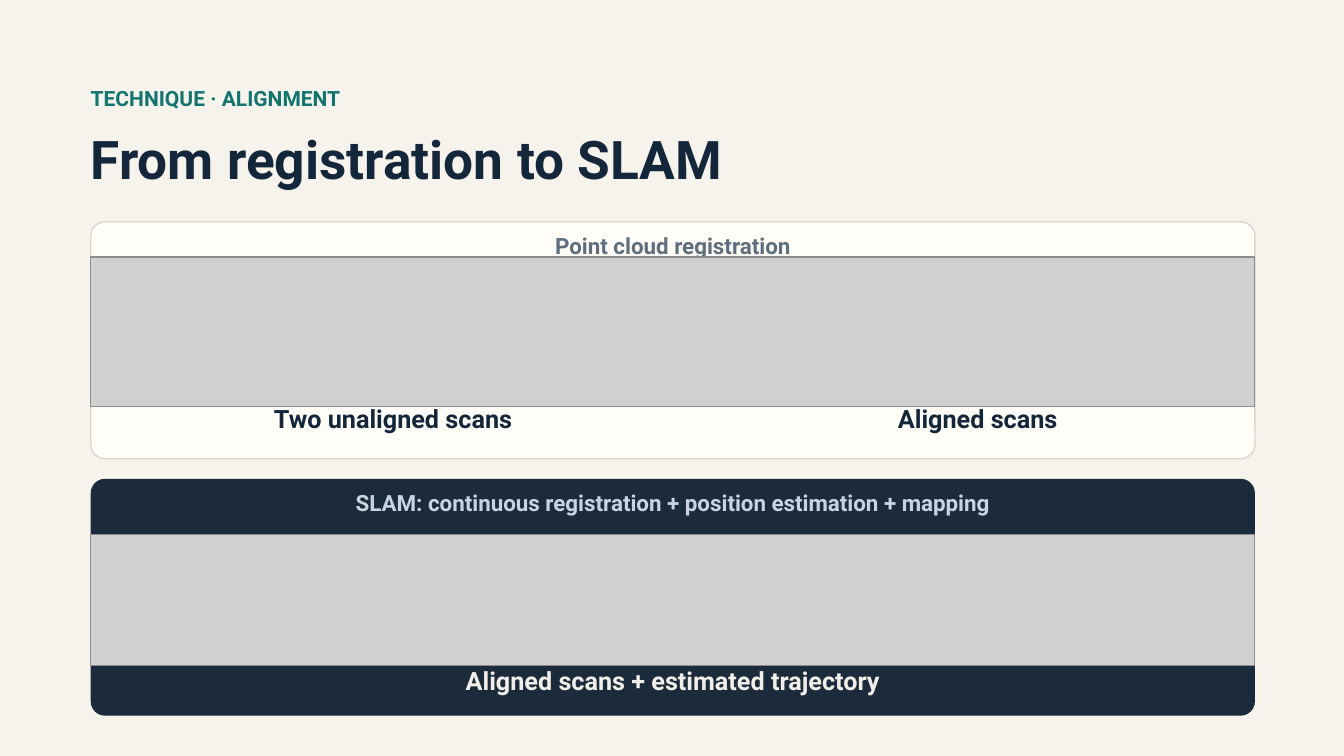
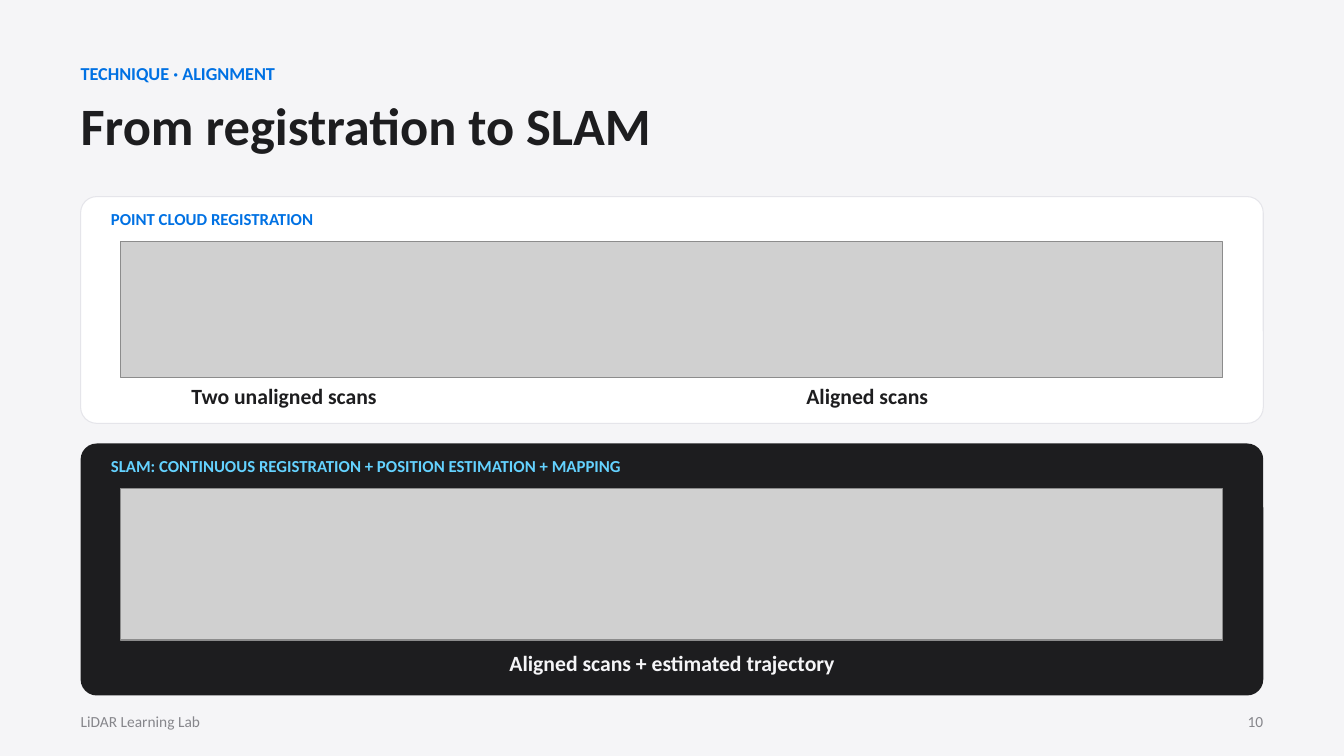
Before and after one commit to maninka123/lidar-learning-lab, a slide deck: slide 10 of presentation/LiDAR_Workshop_Slides.pptx. Drawn at 1344x756 pixels with LibreOffice and Linux fonts; fonts in the diff are those of the drawing; grey boxes stand for pictures. Boxes give left, top, right and bottom in pixels: in the first picture for what was removed or moved away, otherwise in the second. Text is boxed around its words. In the diff, an @@ line names an element or a change of style, - is before the commit and + after.

```diff
--- a/presentation/LiDAR_Workshop_Slides.pptx
+++ b/presentation/LiDAR_Workshop_Slides.pptx
@@ background #F6F3EC to #F5F5F7 @@
@@ text "TECHNIQUE · ALIGNMENT": place and size @@
-text "TECHNIQUE · ALIGNMENT" at box(91, 91, 340, 109)
+text "TECHNIQUE · ALIGNMENT" at box(81, 68, 275, 83)
@@ text "TECHNIQUE · ALIGNMENT" at box(81, 68, 275, 83): size 15 to 13 pt, font Roboto to Calibri, text colour #12746F to #0071E3; less space between paragraphs @@
@@ text "From registration to SLAM": place and size @@
-text "From registration to SLAM" at box(91, 139, 722, 190)
+text "From registration to SLAM" at box(81, 108, 651, 154)
@@ text "From registration to SLAM" at box(81, 108, 651, 154): size 38 to 37.5 pt, font Roboto to Calibri, text colour #14263A to #1D1D1F; less space between paragraphs @@
@@ rounded rectangle: place and size @@
-rounded rectangle at box(91, 222, 1255, 459)
+rounded rectangle at box(81, 197, 1263, 423)
@@ rounded rectangle at box(81, 197, 1263, 423): fill #FFFDF8 to #FFFFFF; outline #DDD6C8 1 pt to #E5E5EA 0.75 pt; proportions changed @@
@@ text at box(111, 214, 313, 225): text changed; size 16 to 12 pt; font Roboto to Calibri; text colour #5F6E7C to #0071E3 @@
-Point cloud registration
+POINT CLOUD REGISTRATION
@@ picture: place and size @@
-picture at box(91, 257, 1255, 406)
+picture at box(121, 242, 1223, 378)
@@ text "Two unaligned scans" at box(191, 388, 377, 408): size 18 to 15.5 pt, font Roboto to Calibri, text colour #14263A to #1D1D1F; alignment centre to left; less space between paragraphs @@
@@ text "Two unaligned scans": place and size @@
-text "Two unaligned scans" at box(274, 405, 512, 434)
+text "Two unaligned scans" at box(191, 388, 377, 408)
@@ text "Aligned scans": place and size @@
-text "Aligned scans" at box(898, 405, 1058, 434)
+text "Aligned scans" at box(806, 388, 928, 408)
@@ text "Aligned scans" at box(806, 388, 928, 408): size 18 to 15.5 pt, font Roboto to Calibri, text colour #14263A to #1D1D1F; alignment centre to left; less space between paragraphs @@
@@ rounded rectangle: place and size @@
-rounded rectangle at box(91, 479, 1255, 716)
+rounded rectangle at box(81, 444, 1263, 696)
@@ rounded rectangle at box(81, 444, 1263, 696): fill #1B2B3C to #1D1D1F; proportions changed @@
@@ text at box(111, 461, 621, 472): text changed; size 16 to 12 pt; font Roboto to Calibri; text colour #C9D4E0 to #64D2FF @@
-SLAM: continuous registration + position estimation + mapping
+SLAM: CONTINUOUS REGISTRATION + POSITION ESTIMATION + MAPPING
@@ picture: place and size @@
-picture at box(91, 534, 1255, 665)
+picture at box(121, 489, 1223, 640)
@@ text "Aligned scans + estimated trajectory": place and size @@
-text "Aligned scans + estimated trajectory" at box(466, 671, 880, 696)
+text "Aligned scans + estimated trajectory" at box(509, 655, 835, 675)
@@ text "Aligned scans + estimated trajectory" at box(509, 655, 835, 675): size 18 to 15.5 pt, font Roboto to Calibri, text colour #F2EFE8 to #F5F5F7; less space between paragraphs @@
@@ text added at box(81, 716, 200, 730), 11 pt, text #86868B @@
+LiDAR Learning Lab
@@ text added at box(1248, 717, 1264, 727), 11 pt, text #86868B @@
+10
```
Also in this commit, not shown: 22 other slides changed, 2 slides added, 2 slides removed.
